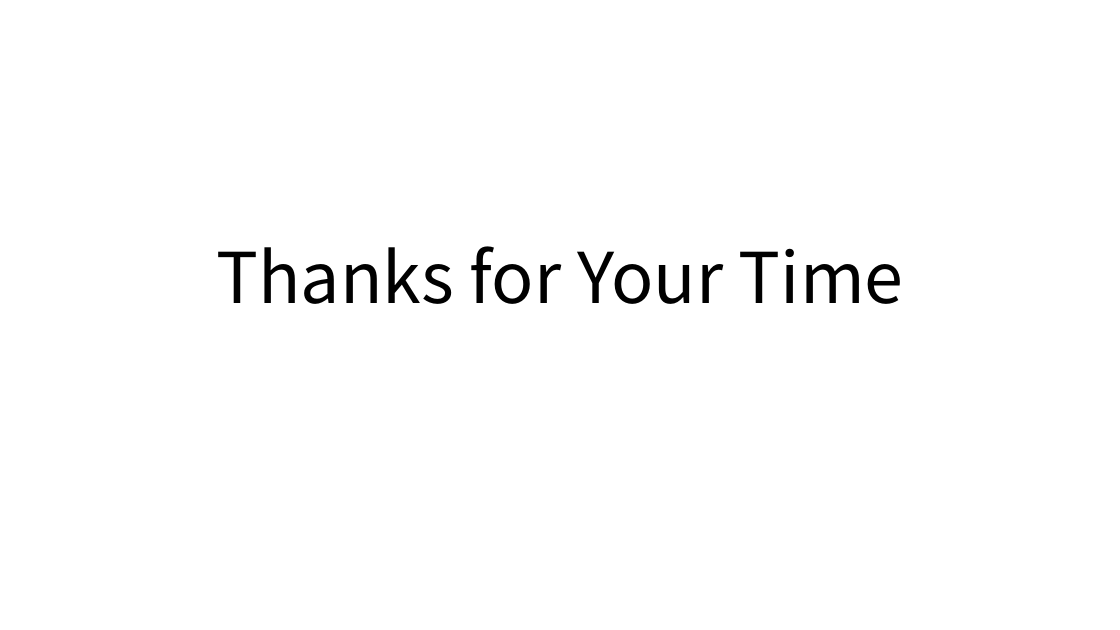
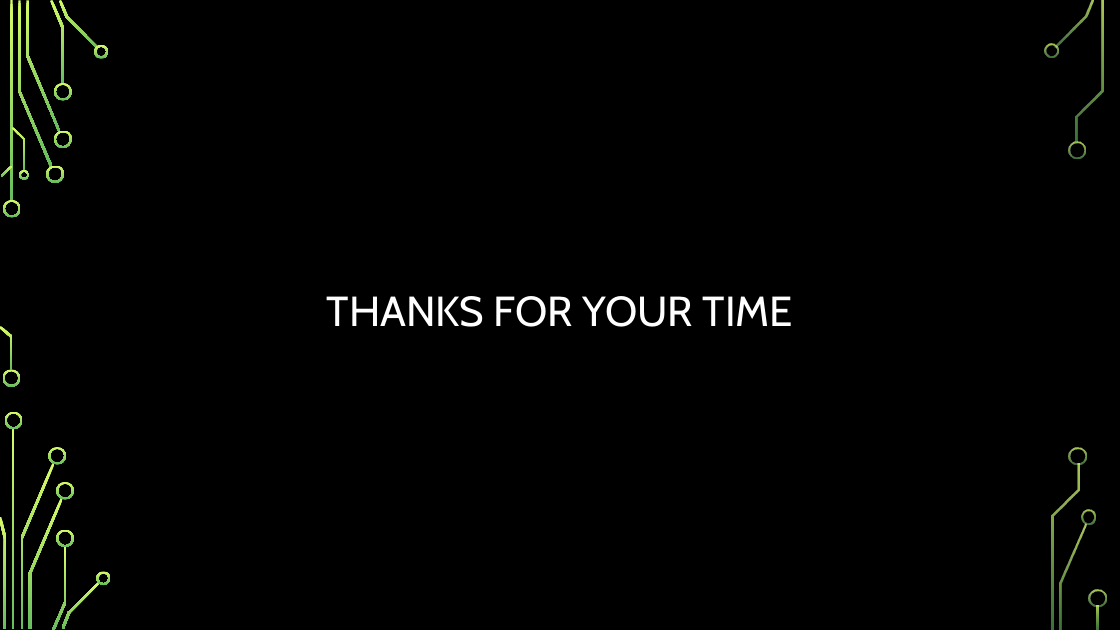
Before and after one commit to prism-river/killy, a slide deck: slide 6 of presentation/pre.pptx. Drawn at 1120x630 pixels with LibreOffice and Linux fonts; fonts in the diff are those of the drawing; background and template pictures are left out. Boxes give left, top, right and bottom in pixels: in the first picture for what was removed or moved away, otherwise in the second. Text is boxed around its words. In the diff, an @@ line names an element or a change of style, - is before the commit and + after.

```diff
--- a/presentation/pre.pptx
+++ b/presentation/pre.pptx
@@ background #FFFFFF to picture (left out) @@
@@ title "THANKS FOR YOUR TIME" at (327, 296, 793, 327): vertical alignment bottom to middle @@
@@ title at (327, 296, 793, 327): text changed; size 60 to 36 pt; font Noto Sans CJK SC to Cabin; text colour #000000 to #FFFFFF @@
-Thanks for Your Time
+THANKS FOR YOUR TIME
@@ group added at (0, 0, 1107, 630): 33 freeform shapes, 3 rectangles @@
```
Also in this commit, not shown: 5 other slides changed, 1 other file.
